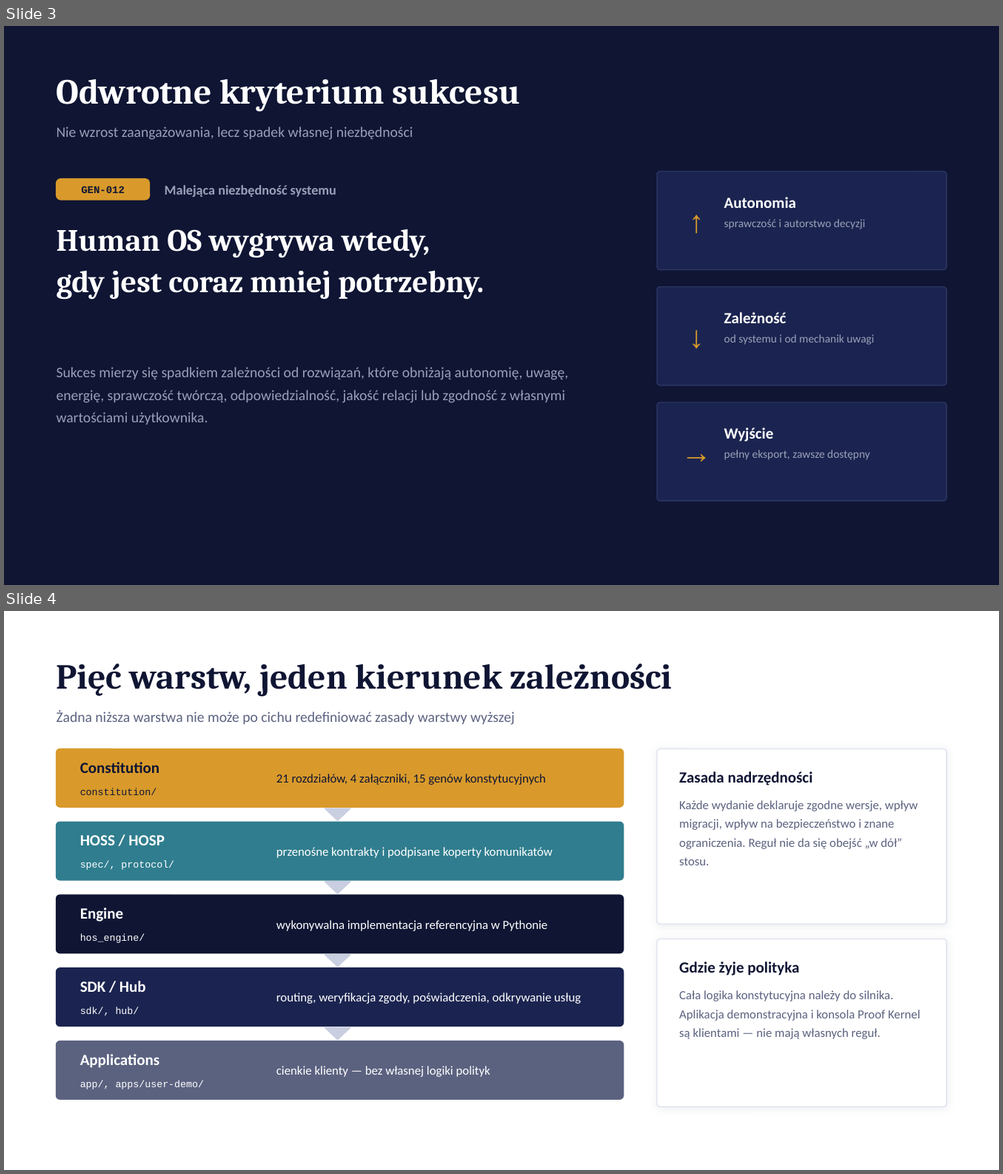
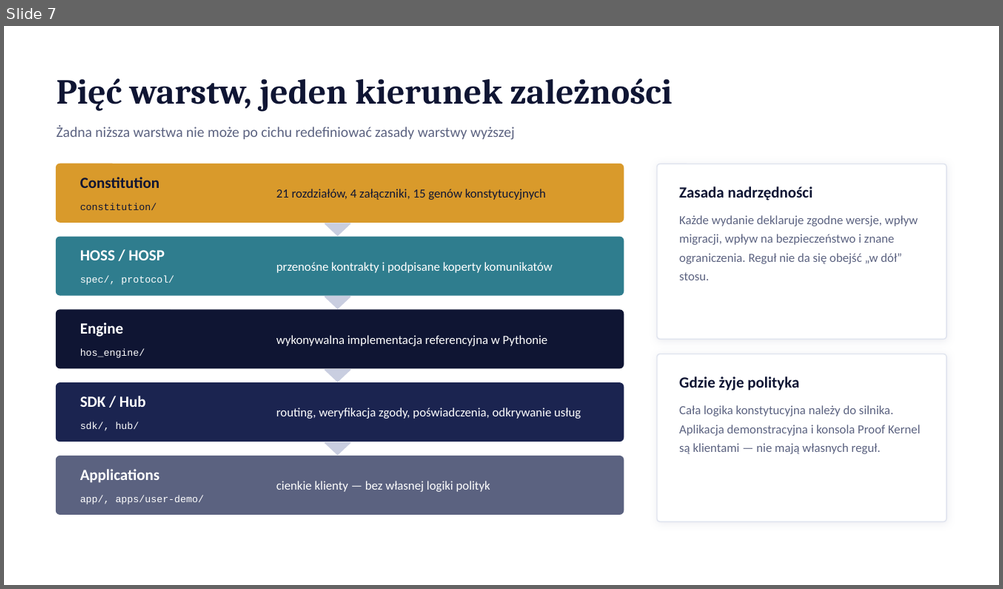
Before and after one commit to dudsi101-svg/Human-os, a slide deck: docs/presentation/Human-OS-prezentacja.pptx. Shown one above the other, each under a label of ours: slides 3 and 4 before the commit, slide 7 after it. The pictures are 1003x1174 and 1003x589 pixels, drawn with LibreOffice and Linux fonts; fonts in the diff are those of the drawing. Boxes give left, top, right and bottom in pixels: in the first picture for what was removed or moved away, otherwise in the second. Text is boxed around its words. In the diff, an @@ line names an element or a change of style, - is before the commit and + after.

```diff
--- a/docs/presentation/Human-OS-prezentacja.pptx
+++ b/docs/presentation/Human-OS-prezentacja.pptx
@@ slide 3 removed at [4, 26, 999, 585], background #0F1533 @@
@@ text removed at [57, 79, 520, 112] @@
-Odwrotne kryterium sukcesu
@@ text removed at [57, 127, 413, 140] @@
-Nie wzrost zaangażowania, lecz spadek własnej niezbędności
@@ rounded rectangle removed at [57, 179, 150, 200] @@
@@ rounded rectangle removed at [657, 172, 946, 270] @@
@@ text removed at [81, 186, 125, 193] @@
-GEN-012
@@ text removed at [165, 185, 336, 197] @@
-Malejąca niezbędność systemu
@@ text removed at [674, 185, 719, 256] @@
-↑
@@ text removed at [724, 197, 796, 208] @@
-Autonomia
@@ text removed at [724, 219, 865, 230] @@
-sprawczość i autorstwo decyzji
@@ text removed at [57, 230, 484, 300] @@
-Human OS wygrywa wtedy,
-gdy jest coraz mniej potrzebny.
@@ rounded rectangle removed at [657, 287, 946, 386] @@
@@ text removed at [674, 301, 719, 372] @@
-↓
@@ text removed at [724, 312, 786, 323] @@
-Zależność
@@ text removed at [724, 335, 874, 345] @@
-od systemu i od mechanik uwagi
@@ text removed at [57, 367, 568, 425] @@
-Sukces mierzy się spadkiem zależności od rozwiązań, które obniżają autonomię, uwagę, energię, sprawczość twórczą, odpowiedzialność, jakość relacji lub zgodność z własnymi wartościami użytkownika.
@@ rounded rectangle removed at [657, 403, 946, 501] @@
@@ text removed at [674, 416, 719, 487] @@
-→
@@ text removed at [724, 428, 774, 442] @@
-Wyjście
@@ text removed at [724, 450, 870, 460] @@
-pełny eksport, zawsze dostępny
@@ what was slide 4 is now slide 7 @@
```
Also in this commit, not shown: 6 slides changed, 11 slides added, 4 other slides removed, 2 other files.
